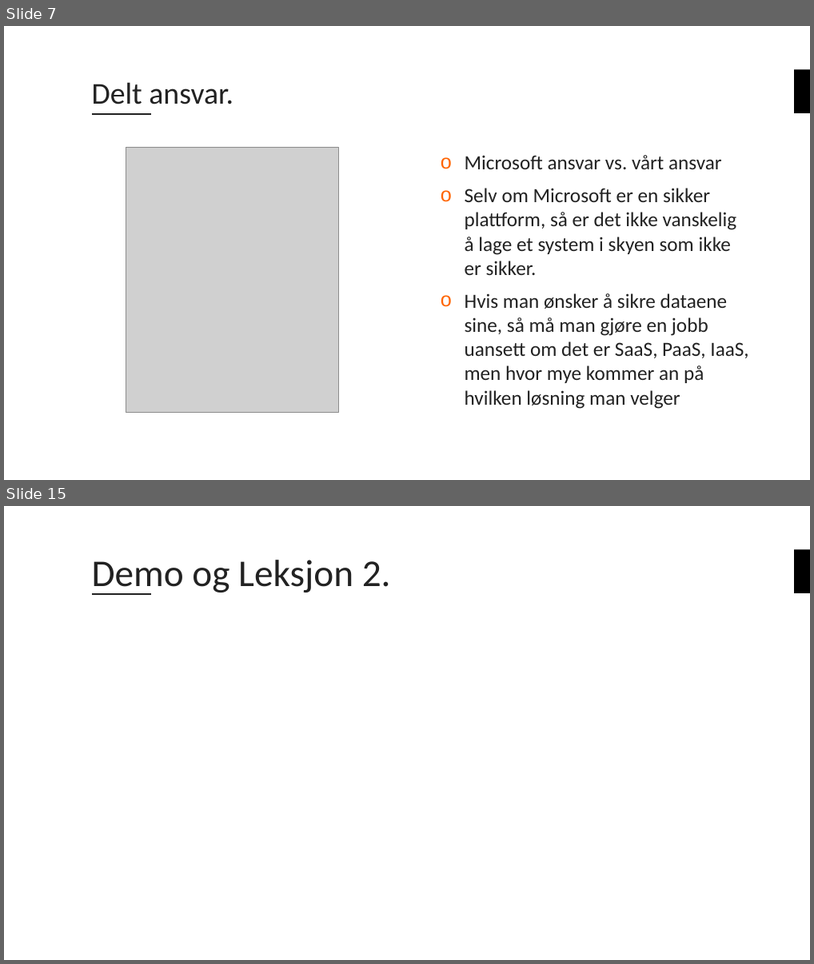
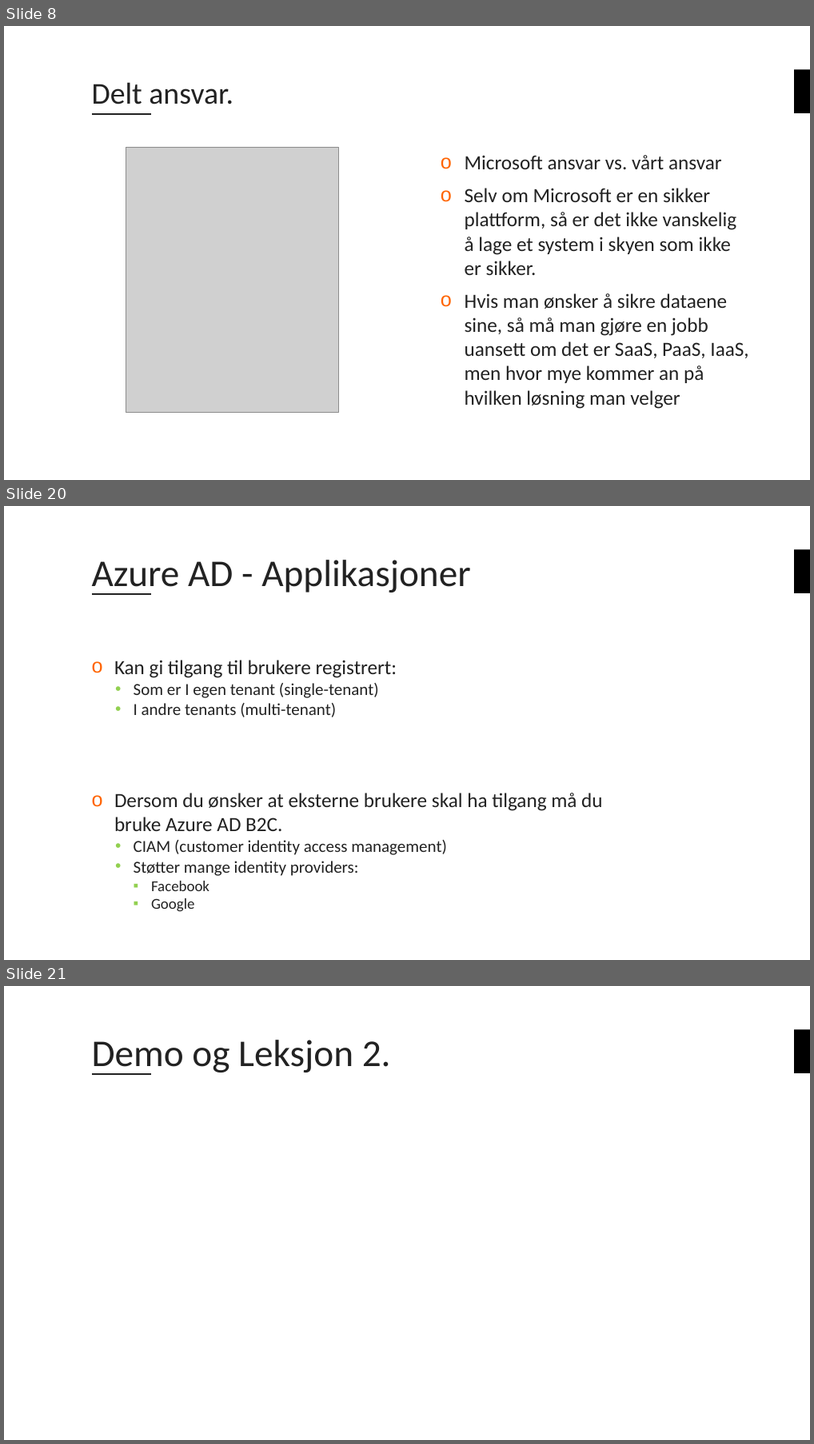
Before and after one commit to bouvet/azure-workshops, a slide deck: Workshop_3/Presentasjon/Azureskolen-Workshop#3.pptx. Shown one above the other, each under a label of ours: slides 7 and 15 before the commit, slides 8, 20 and 21 after it; the slides between them are not shown. The pictures are 814x964 and 814x1444 pixels, drawn with LibreOffice and Linux fonts; fonts in the diff are those of the drawing; grey boxes stand for pictures; background and template pictures are left out. Boxes give left, top, right and bottom in pixels: in the first picture for what was removed or moved away, otherwise in the second. Text is boxed around its words. In the diff, an @@ line names an element or a change of style, - is before the commit and + after.

```diff
--- a/Workshop_3/Presentasjon/Azureskolen-Workshop#3.pptx
+++ b/Workshop_3/Presentasjon/Azureskolen-Workshop#3.pptx
@@ slide 20 added at (x1=4, y1=506, x2=810, y2=960), background #FFFFFF; not listed: 2 template elements that a slide beside it also shows @@
@@ title added at (x1=92, y1=560, x2=470, y2=595), 45 pt, text #222222 @@
+Azure AD - Applikasjoner
@@ text added at (x1=114, y1=660, x2=602, y2=912), 20 pt, text #222222 @@
+o Kan gi tilgang til brukere registrert:
+  • Som er I egen tenant (single-tenant)
+  • I andre tenants (multi-tenant)
+o Dersom du ønsker at eksterne brukere skal ha tilgang må du bruke Azure AD B2C.
+  • CIAM (customer identity access management)
+  • Støtter mange identity providers:
+    ▪ Facebook
+    ▪ Google
@@ what was slide 7 is now slide 8 @@
@@ what was slide 15 is now slide 21 @@
```
Also in this commit, not shown: 8 slides changed, 6 other slides added, 3 other files.
